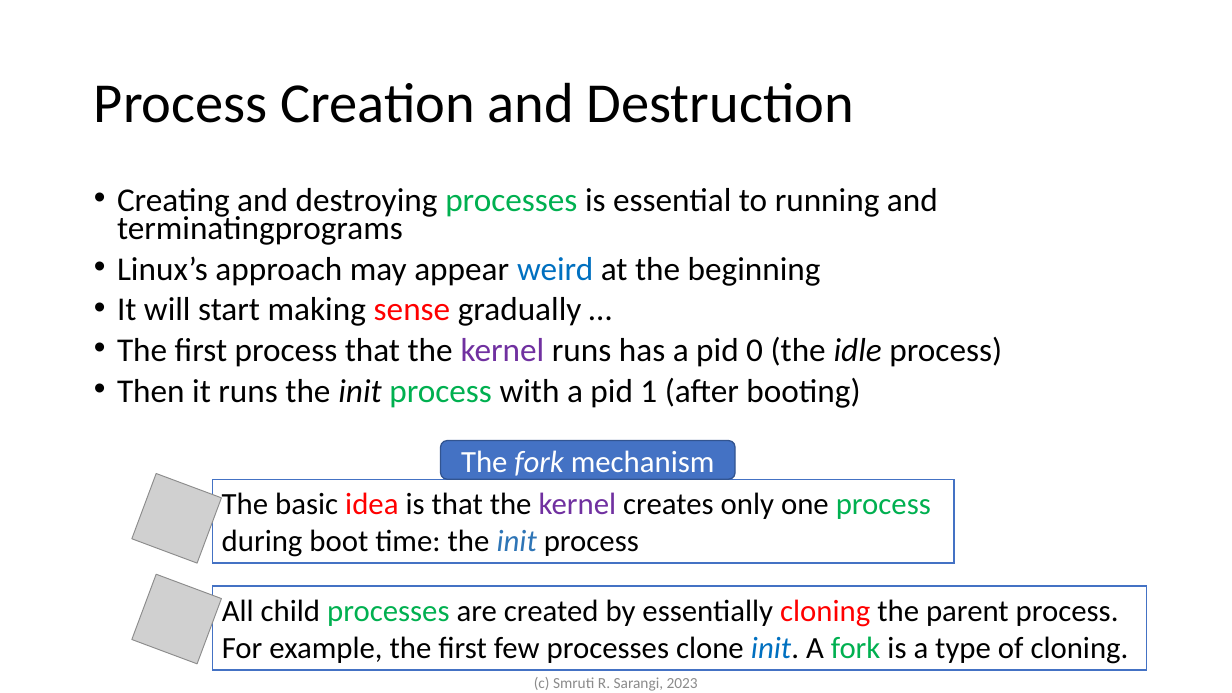
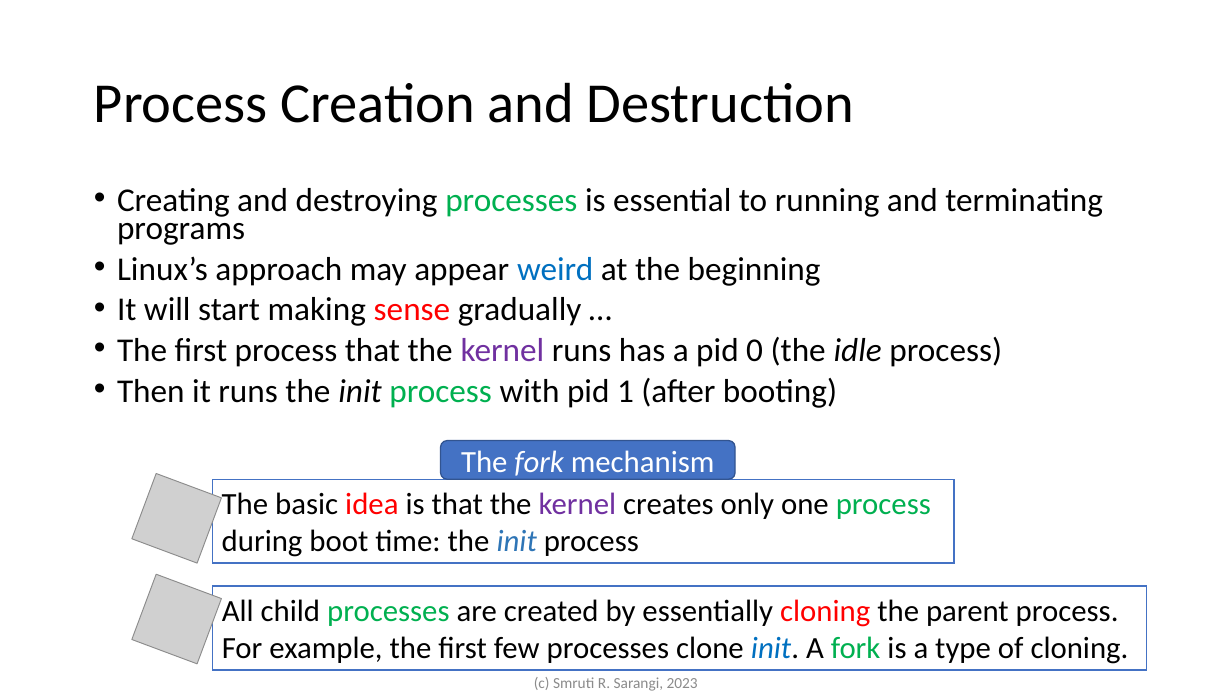
Before and after one commit to srsarangi/srsarangi.github.io, a slide deck: slide 56 of osbook/slides/3.processes.pptx. Drawn at 1232x693 pixels with LibreOffice and Linux fonts; fonts in the diff are those of the drawing; grey boxes stand for pictures. Boxes give left, top, right and bottom in pixels: in the first picture for what was removed or moved away, otherwise in the second. Text is boxed around its words. In the diff, an @@ line names an element or a change of style, - is before the commit and + after.

```diff
--- a/osbook/slides/3.processes.pptx
+++ b/osbook/slides/3.processes.pptx
@@ text at [117, 188, 1103, 245]: spaces changed @@
-• Creating and destroying processes is essential to running and terminatingprograms
+• Creating and destroying processes is essential to running and terminating programs
@@ text at [117, 378, 837, 408]: text changed @@
-• Then it runs the init process with a pid 1 (after booting)
+• Then it runs the init process with pid 1 (after booting)
```
Also in this commit, not shown: 7 other slides changed, 2 other files.
